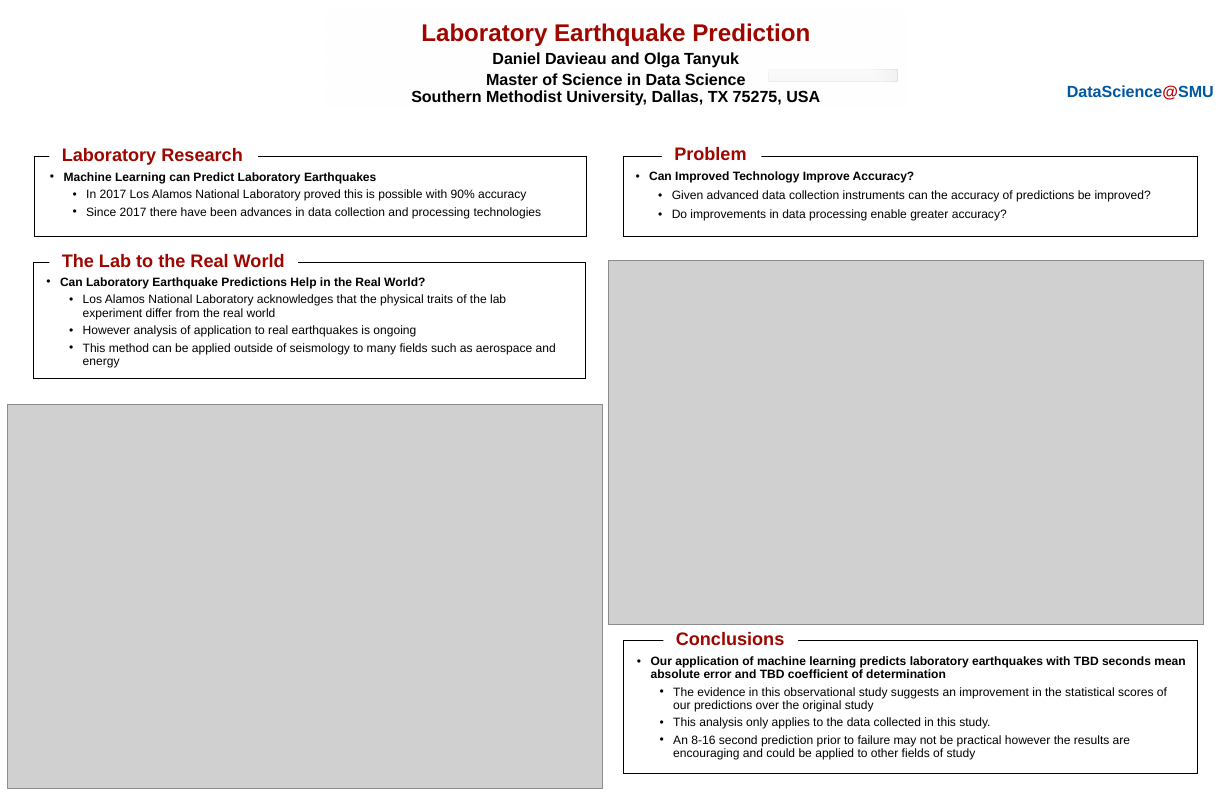
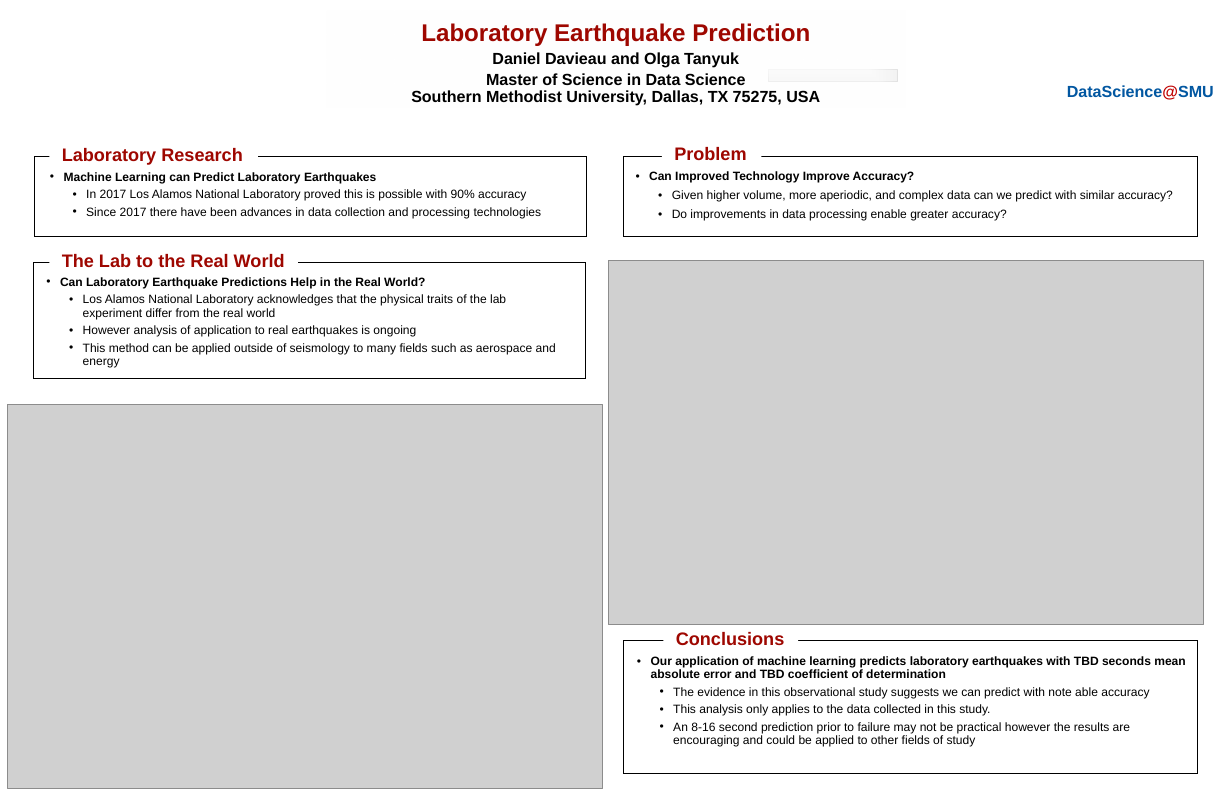
Before and after one commit to davxdan/OlgaDanCapstone, a slide deck: slide 1 of Dan/dDavieau_oTanyuk.1_2_3_2_2_2_2_2_2.ppt. Drawn at 1232x797 pixels with LibreOffice and Linux fonts; fonts in the diff are those of the drawing; grey boxes stand for pictures; background and template pictures are left out. Boxes give left, top, right and bottom in pixels: in the first picture for what was removed or moved away, otherwise in the second. Text is boxed around its words. In the diff, an @@ line names an element or a change of style, - is before the commit and + after.

Commit message:
Werk

```diff
--- a/Dan/dDavieau_oTanyuk.1_2_3_2_2_2_2_2_2.ppt
+++ b/Dan/dDavieau_oTanyuk.1_2_3_2_2_2_2_2_2.ppt
@@ text at (672, 190, 1173, 202): text changed @@
-  • Given advanced data collection instruments can the accuracy of predictions be improved?
+  • Given higher volume, more aperiodic, and complex data can we predict with similar accuracy?
@@ text at (673, 687, 1149, 698): text changed @@
-  • The evidence in this observational study suggests an improvement in the statistical scores of our predictions over the original study
+  • The evidence in this observational study suggests we can predict with note able accuracy
```
